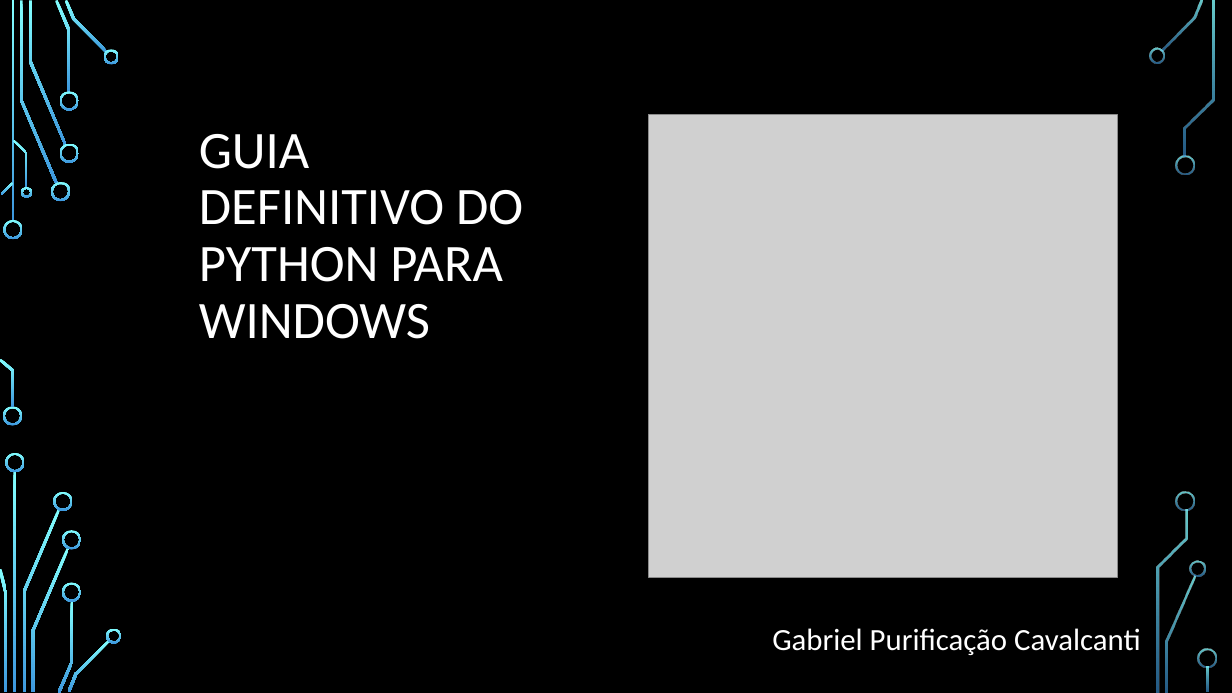
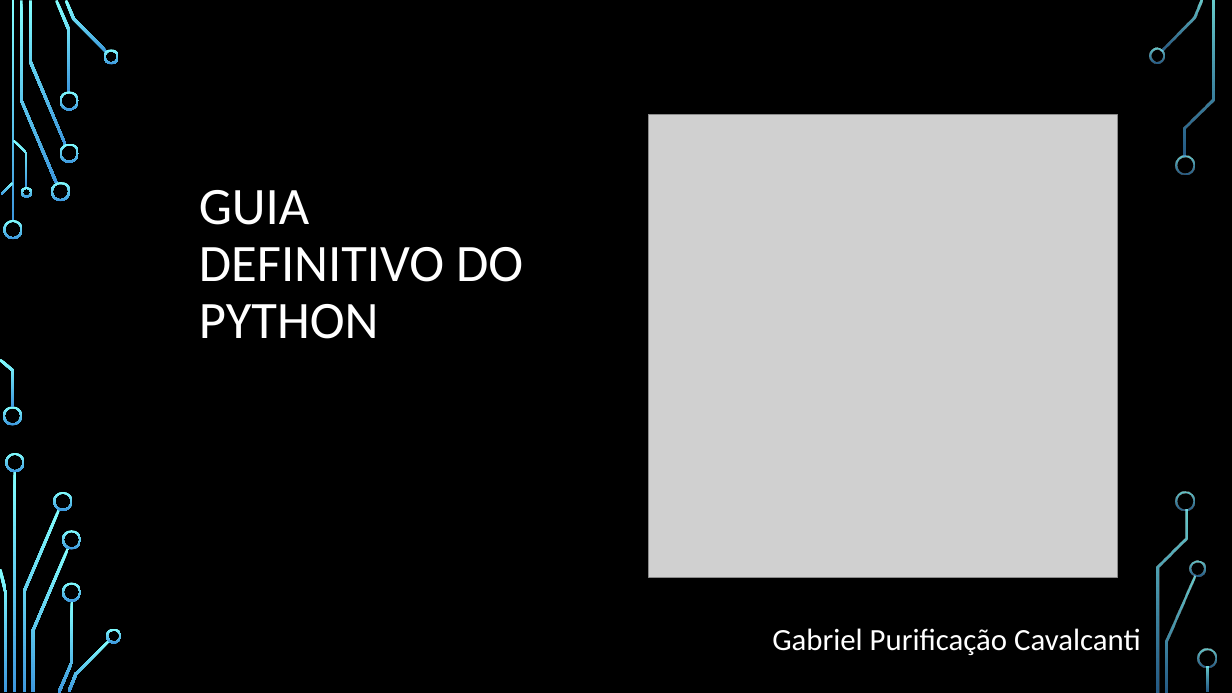
Before and after one commit to gabrielpcavalcanti/Guia-definitivo-do-Python, a slide deck: slide 1 of Aulas/Aula01InstalaçãoPython/Instação_do_python.pptx. Drawn at 1232x693 pixels with LibreOffice and Linux fonts; fonts in the diff are those of the drawing; grey boxes stand for pictures; background and template pictures are left out. Boxes give left, top, right and bottom in pixels: in the first picture for what was removed or moved away, otherwise in the second. Text is boxed around its words. In the diff, an @@ line names an element or a change of style, - is before the commit and + after.

```diff
--- a/Aulas/Aula01InstalaçãoPython/Instação_do_python.pptx
+++ b/Aulas/Aula01InstalaçãoPython/Instação_do_python.pptx
@@ text at (199,190,523,339): text changed @@
-GUIA DEFINITIVO DO PYTHON PARA WINDOWS
+GUIA DEFINITIVO DO PYTHON
```
Also in this commit, not shown: 1 other slide changed, 5 other files.
